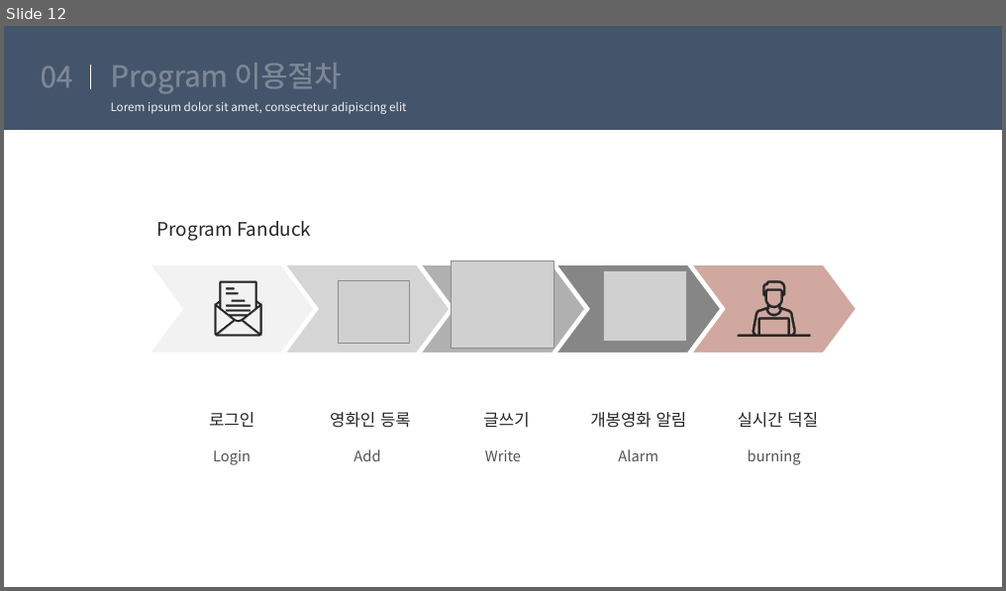
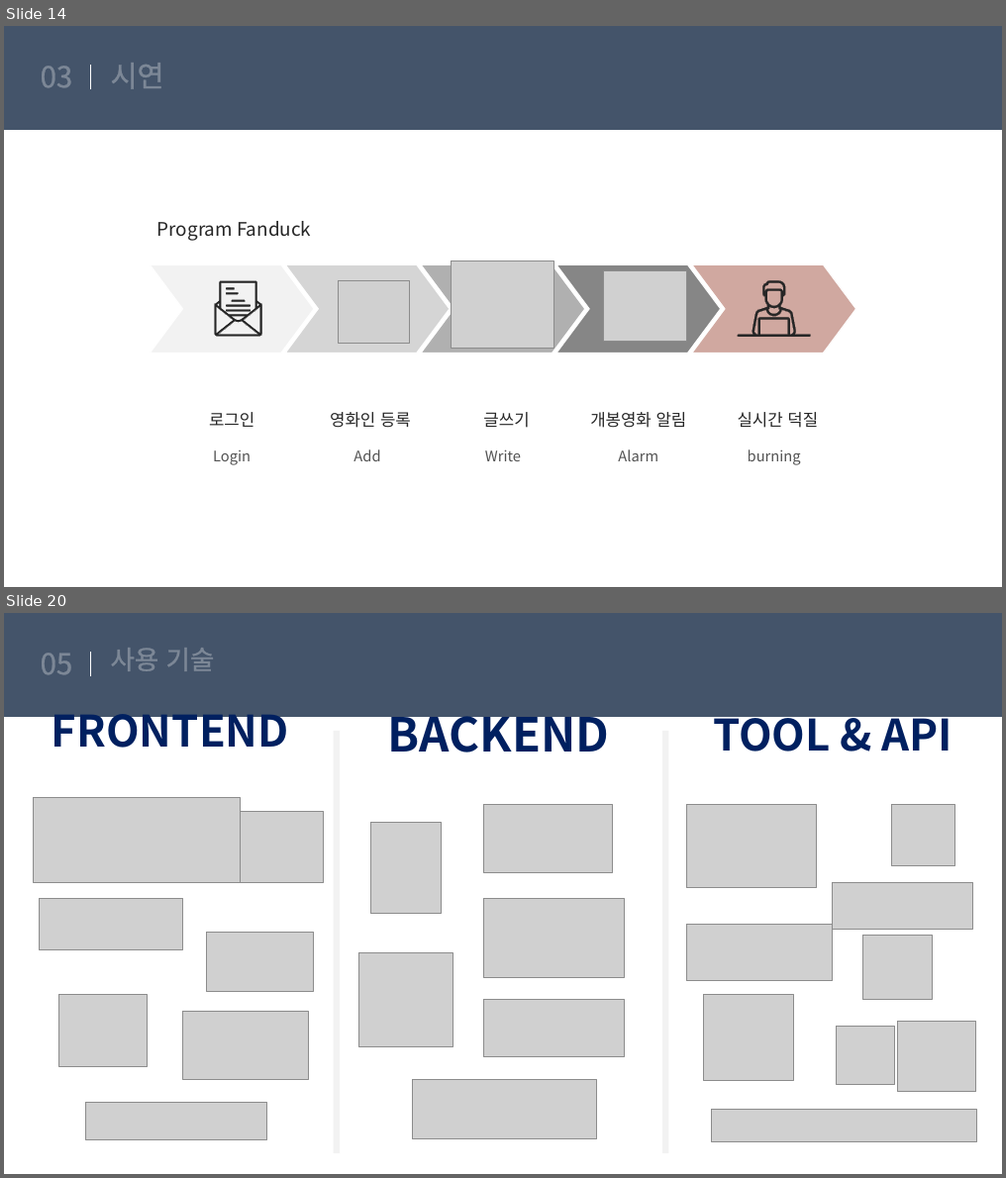
Before and after one commit to suna05/fanduck, a slide deck: uoonleen/8월 29일_ppt/Fanduck.pptx. Shown one above the other, each under a label of ours: slide 12 before the commit, slides 14 and 20 after it; the slides between them are not shown. The pictures are 1006x591 and 1006x1178 pixels, drawn with LibreOffice and Linux fonts; fonts in the diff are those of the drawing; grey boxes stand for pictures. Boxes give left, top, right and bottom in pixels: in the first picture for what was removed or moved away, otherwise in the second. Text is boxed around its words. In the diff, an @@ line names an element or a change of style, - is before the commit and + after.

```diff
--- a/uoonleen/8월 29일_ppt/Fanduck.pptx
+++ b/uoonleen/8월 29일_ppt/Fanduck.pptx
@@ slide 20 added at (x1=4, y1=613, x2=1002, y2=1174), background #FFFFFF; not listed: 2 template elements that a slide beside it also shows @@
@@ text added at (x1=41, y1=653, x2=73, y2=674), 28 pt, text #FFFFFF @@
+05
@@ title added at (x1=111, y1=648, x2=215, y2=671), 25.2 pt, text #FFFFFF @@
+사용 기술
@@ text added at (x1=52, y1=703, x2=289, y2=758), 41.6 pt, text #002060, bold @@
+FRONTEND
@@ rectangle added at (x1=334, y1=731, x2=340, y2=1154), fill #F2F2F2 @@
@@ text added at (x1=388, y1=716, x2=610, y2=762), 45 pt, text #002060, bold @@
+BACKEND
@@ rectangle added at (x1=662, y1=731, x2=668, y2=1154), fill #F2F2F2 @@
@@ text added at (x1=713, y1=707, x2=953, y2=752), 41.6 pt, text #002060, bold @@
+TOOL & API
@@ picture added at (x1=33, y1=798, x2=240, y2=883) @@
@@ picture added at (x1=241, y1=811, x2=324, y2=883) @@
@@ picture added at (x1=483, y1=805, x2=613, y2=873) @@
@@ picture added at (x1=687, y1=805, x2=817, y2=888) @@
@@ picture added at (x1=892, y1=805, x2=954, y2=866) @@
@@ picture added at (x1=371, y1=822, x2=442, y2=914) @@
@@ picture added at (x1=39, y1=899, x2=182, y2=950) @@
@@ picture added at (x1=483, y1=899, x2=624, y2=977) @@
@@ picture added at (x1=833, y1=882, x2=973, y2=929) @@
@@ picture added at (x1=207, y1=932, x2=314, y2=992) @@
@@ picture added at (x1=687, y1=925, x2=833, y2=981) @@
@@ picture added at (x1=862, y1=935, x2=933, y2=999) @@
@@ picture added at (x1=358, y1=953, x2=453, y2=1048) @@
@@ picture added at (x1=58, y1=995, x2=147, y2=1066) @@
@@ picture added at (x1=704, y1=995, x2=793, y2=1081) @@
@@ picture added at (x1=182, y1=1011, x2=308, y2=1080) @@
@@ picture added at (x1=483, y1=1000, x2=624, y2=1058) @@
@@ picture added at (x1=837, y1=1026, x2=895, y2=1084) @@
@@ picture added at (x1=898, y1=1021, x2=976, y2=1092) @@
@@ picture added at (x1=412, y1=1079, x2=596, y2=1140) @@
@@ picture added at (x1=85, y1=1103, x2=266, y2=1141) @@
@@ picture added at (x1=712, y1=1109, x2=976, y2=1143) @@
@@ what was slide 12 is now slide 14 @@
@@ slide 14 changed as well @@
@@ text at (x1=41, y1=66, x2=73, y2=87): text changed @@
-04
+03
@@ title at (x1=111, y1=63, x2=164, y2=89): text changed @@
-Program 이용절차
+시연
@@ text removed at (x1=111, y1=101, x2=406, y2=114) @@
-Lorem ipsum dolor sit amet, consectetur adipiscing elit
```
Also in this commit, not shown: 10 other slides changed, 10 other slides added, 1 slide removed.
